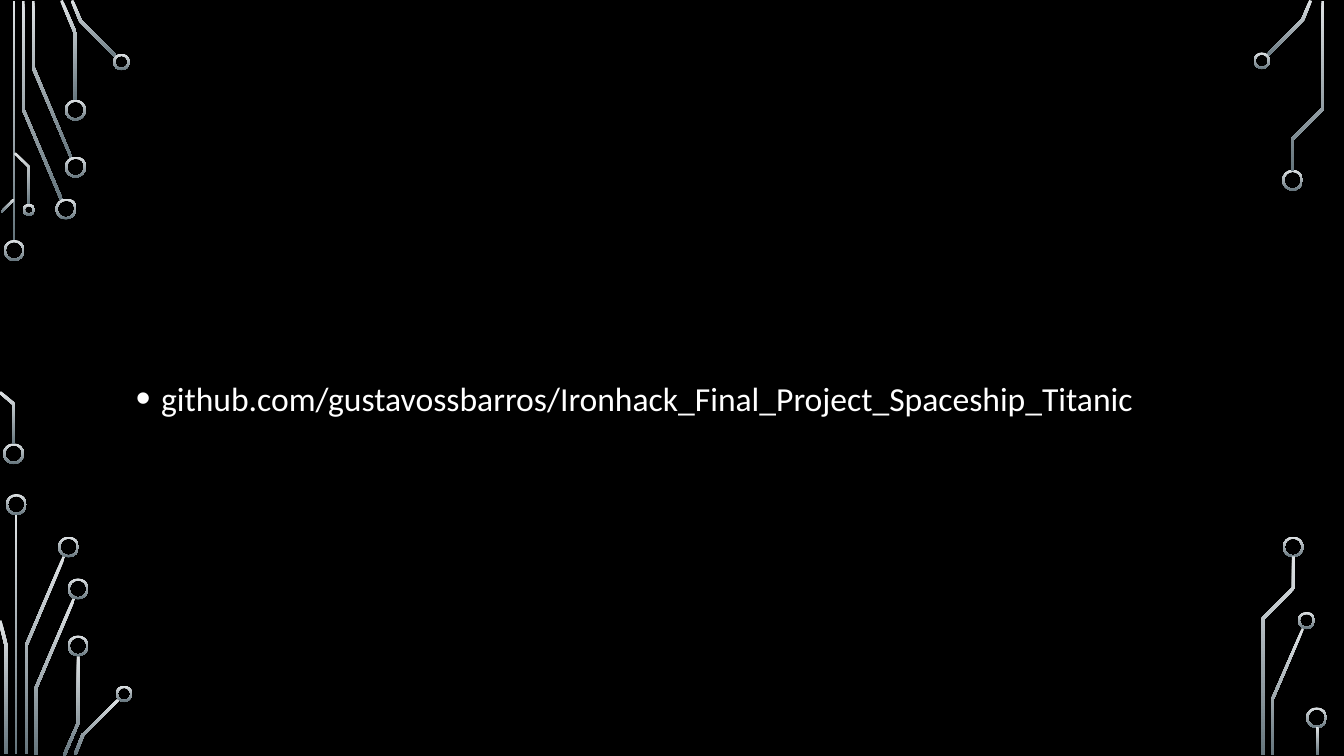
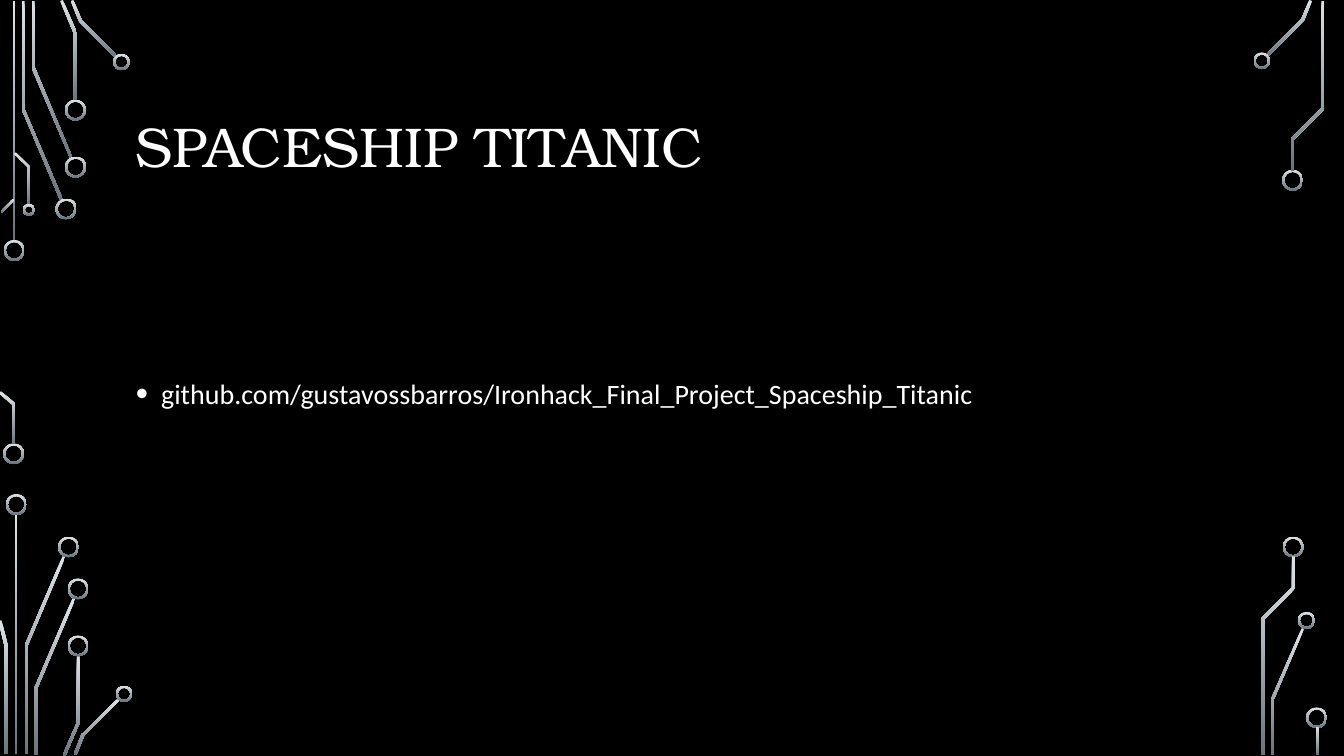
Before and after one commit to gustavossbarros/Ironhack_Final_Project_Spaceship_Titanic, a slide deck: slide 17 of deliverables/Final Project Presentation.pptx (slide 11 before the commit). Drawn at 1344x756 pixels with LibreOffice and Linux fonts; fonts in the diff are those of the drawing; background and template pictures are left out. Boxes give left, top, right and bottom in pixels: in the first picture for what was removed or moved away, otherwise in the second. Text is boxed around its words. In the diff, an @@ line names an element or a change of style, - is before the commit and + after.

Commit message:
final commit

```diff
--- a/deliverables/Final Project Presentation.pptx
+++ b/deliverables/Final Project Presentation.pptx
@@ title added at (x1=136, y1=128, x2=703, y2=168), 40 pt, text #FFFFFF @@
+SPACESHIP TITANIC
@@ text "github.com/gustavossbarros/Ironhack_Final_Project_Spaceship_ ..." at (x1=161, y1=384, x2=972, y2=409): size 24 to 20 pt @@
```
Also in this commit, not shown: 13 slides added, 6 slides removed.
